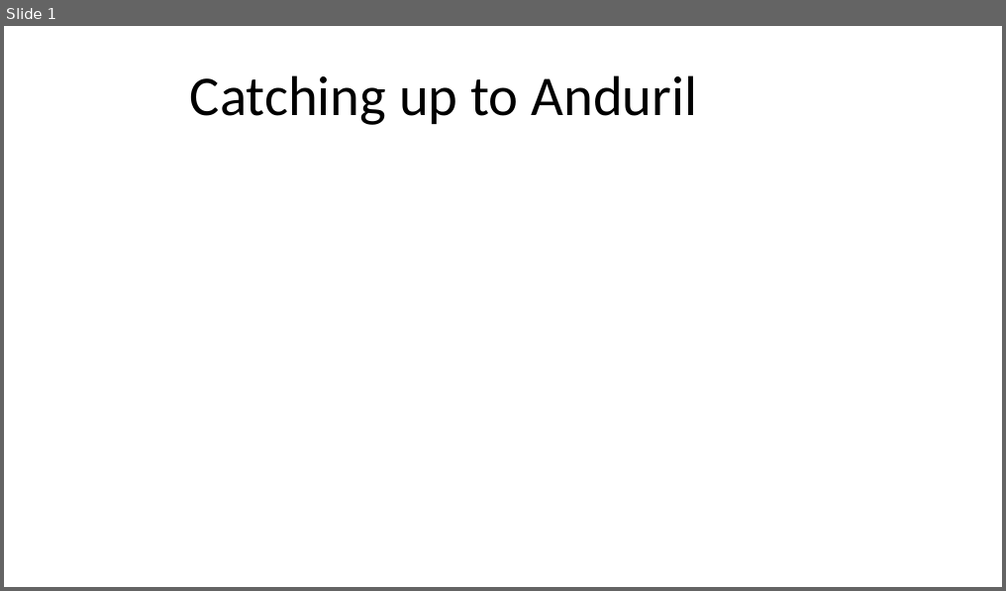
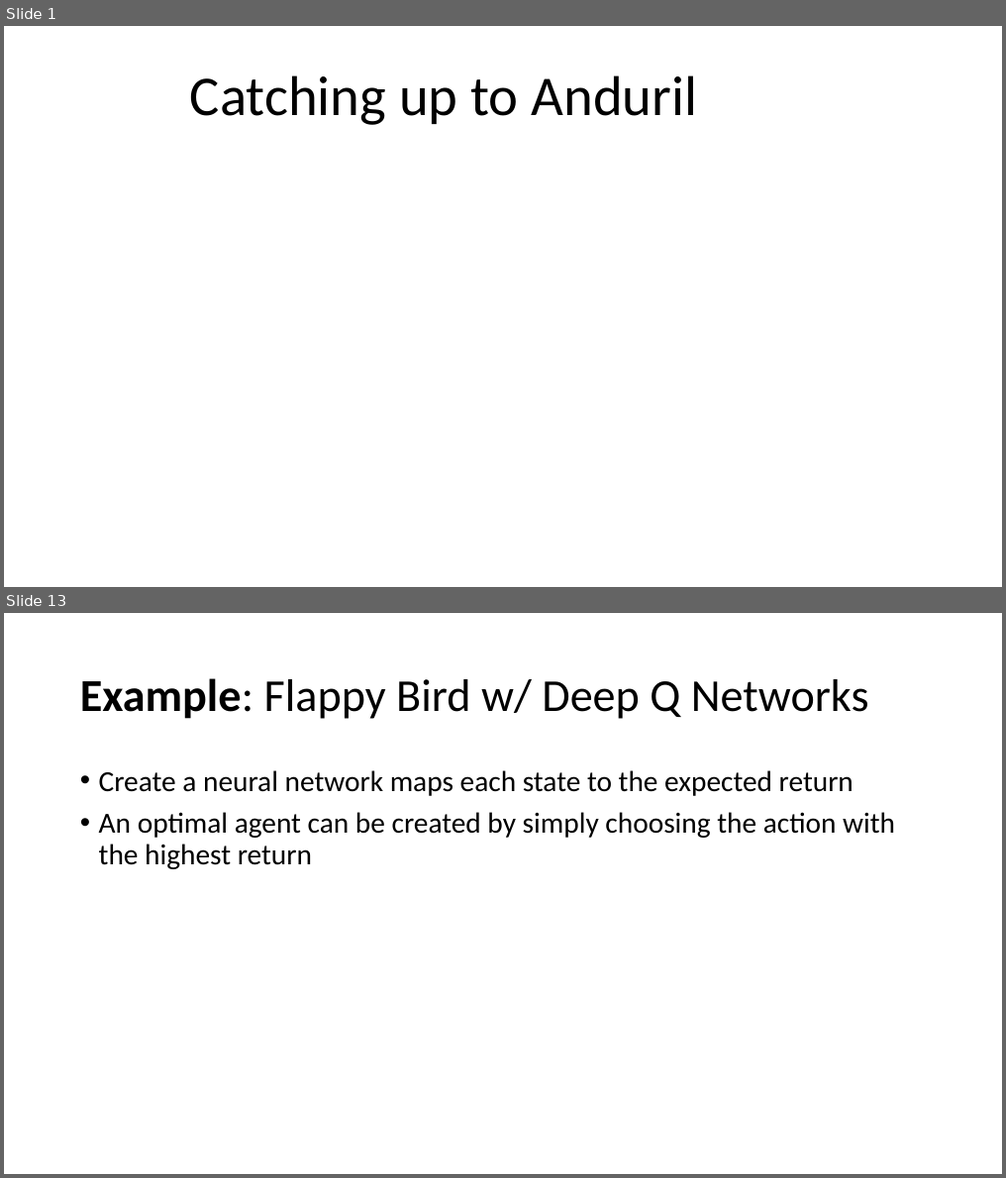
Before and after one commit to akshaygulabrao/flappybird-monorepo, a slide deck: Slides.pptx. Shown one above the other, each under a label of ours: slide 1 before the commit, slides 1 and 13 after it; the slides between them are not shown. The pictures are 1006x591 and 1006x1178 pixels, drawn with LibreOffice and Linux fonts; fonts in the diff are those of the drawing. Boxes give left, top, right and bottom in pixels: in the first picture for what was removed or moved away, otherwise in the second. Text is boxed around its words. In the diff, an @@ line names an element or a change of style, - is before the commit and + after.

```diff
--- a/Slides.pptx
+++ b/Slides.pptx
@@ slide 13 added at (4,613,1002,1174), background #FFFFFF @@
@@ title added at (80,678,869,719), 44 pt, text #000000 @@
+Example: Flappy Bird w/ Deep Q Networks
@@ text added at (99,770,895,869), 28 pt, text #000000 @@
+• Create a neural network maps each state to the expected return
+• An optimal agent can be created by simply choosing the action with the highest return
```
Also in this commit, not shown: 7 slides changed, 4 other slides added, 2 slides removed, 2 other files.
